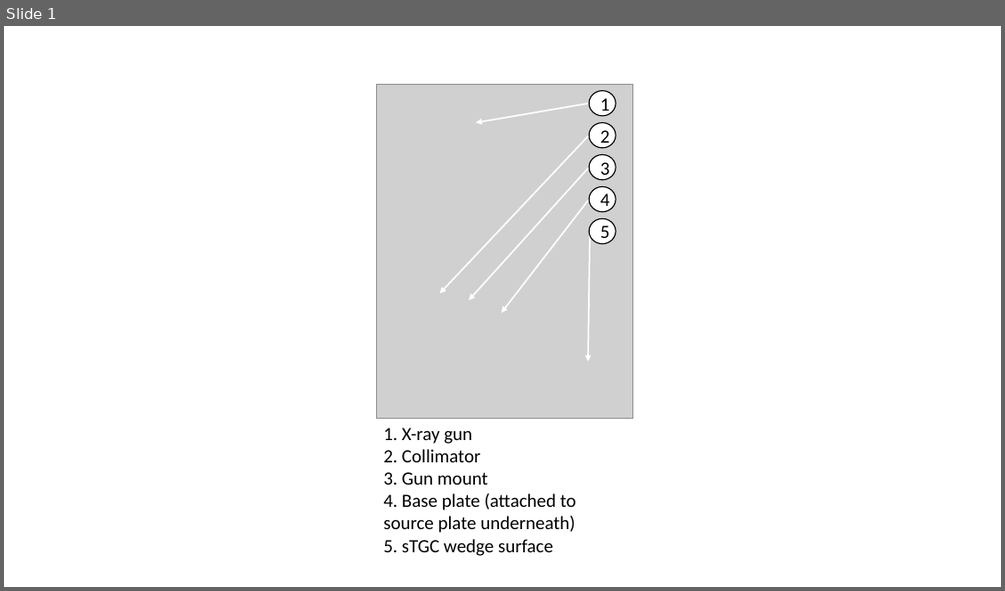
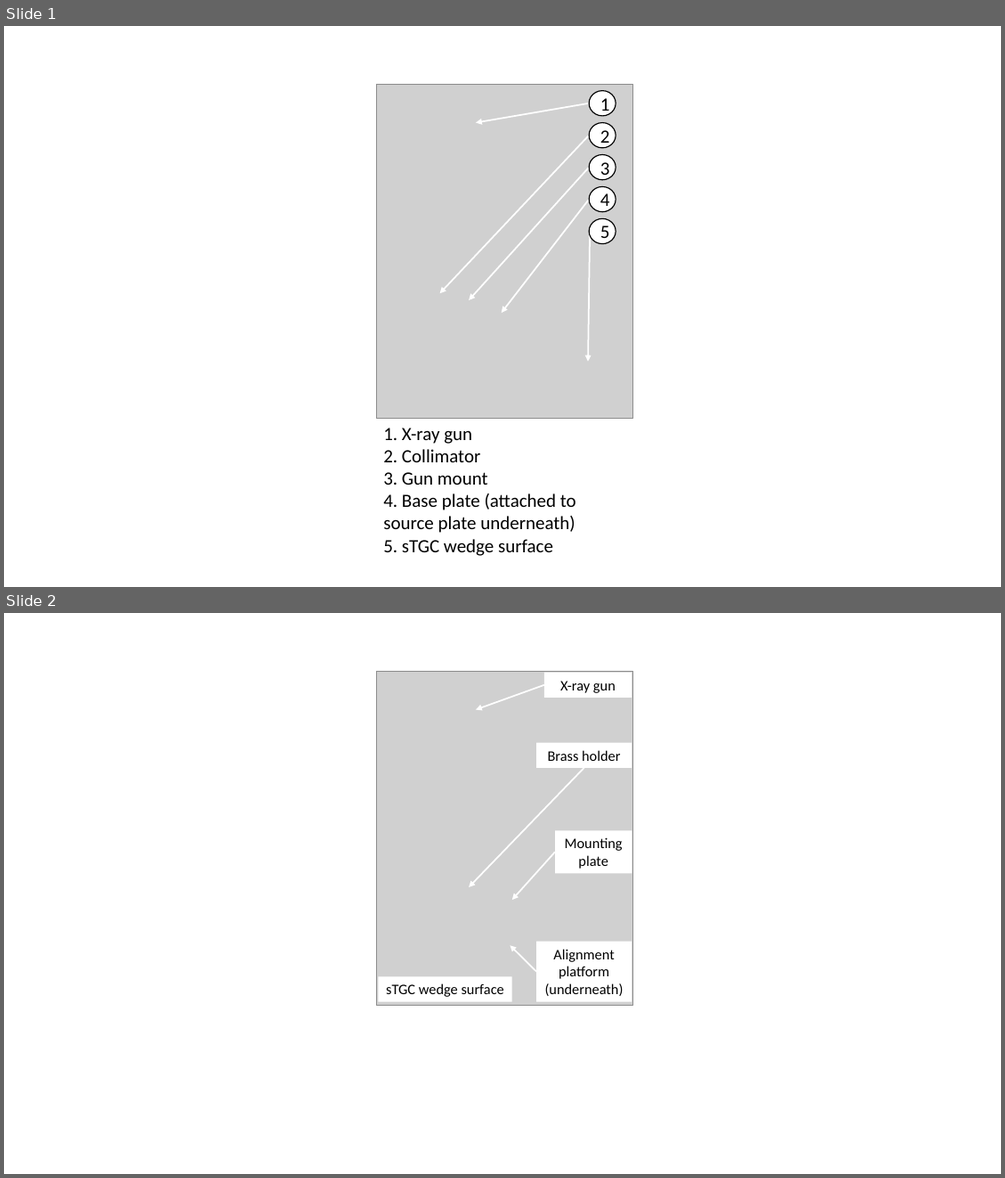
Before and after one commit to liaformenti/thesis, a slide deck: extraMaterials/xray_setup_diagram.pptx. Shown one above the other, each under a label of ours: slide 1 before the commit, slides 1 and 2 after it. The pictures are 1005x591 and 1005x1178 pixels, drawn with LibreOffice and Linux fonts; fonts in the diff are those of the drawing; grey boxes stand for pictures. Boxes give left, top, right and bottom in pixels: in the first picture for what was removed or moved away, otherwise in the second. Text is boxed around its words. In the diff, an @@ line names an element or a change of style, - is before the commit and + after.

Commit message:
minor edits to pptx figures

```diff
--- a/extraMaterials/xray_setup_diagram.pptx
+++ b/extraMaterials/xray_setup_diagram.pptx
@@ slide 2 added at (x1=4, y1=613, x2=1001, y2=1174), background #FFFFFF @@
@@ picture added at (x1=376, y1=671, x2=633, y2=1004) @@
@@ arrow added from (544, 685) to (476, 709), #FFFFFF 1.5 pt @@
@@ rectangle added at (x1=544, y1=672, x2=632, y2=698), fill #FFFFFF, 14 pt, text #000000 @@
+X-ray gun
@@ rectangle added at (x1=536, y1=742, x2=631, y2=768), fill #FFFFFF, 14 pt, text #000000 @@
+Brass holder
@@ arrow added from (584, 768) to (469, 887), #FFFFFF 1.5 pt @@
@@ arrow added from (555, 852) to (512, 900), #FFFFFF 1.5 pt @@
@@ rectangle added at (x1=555, y1=831, x2=632, y2=873), fill #FFFFFF, 14 pt, text #000000 @@
+Mounting plate
@@ arrow added from (536, 971) to (510, 945), #FFFFFF 1.5 pt @@
@@ rectangle added at (x1=536, y1=941, x2=631, y2=1002), fill #FFFFFF, 14 pt, text #000000 @@
+Alignment platform (underneath)
@@ rectangle added at (x1=378, y1=976, x2=512, y2=1002), fill #FFFFFF, 14 pt, text #000000 @@
+sTGC wedge surface
```
Also in this commit, not shown: 6 other files.
